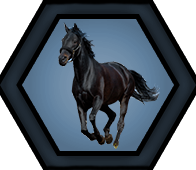
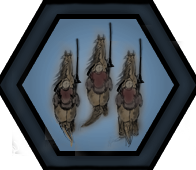
Before/after of a 196×170 layered artwork. What changed in the layer stack:
added group "horses" with 15 layers above "cavalry_1" over (x1=12, y1=21, x2=190, y2=156)
added group "horse copy 2" with 4 layers in group "horses" over (x1=12, y1=37, x2=157, y2=156)
added layer "Layer 15" (1st of 3, in "horses" › "horse copy 2") (multiply) in group "horse copy 2" over (x1=12, y1=41, x2=157, y2=156)
added layer "Layer 17" (1st of 3, in "horses" › "horse copy 2") in group "horse copy 2" over (x1=53, y1=37, x2=82, y2=149)
added layer "Layer 16" (1st of 3, in "horses" › "horse copy 2") in group "horse copy 2" over (x1=42, y1=48, x2=145, y2=147)
added group "horse copy" with 4 layers in group "horses" over (x1=75, y1=37, x2=190, y2=156)
added layer "Layer 15" (2nd of 3, in "horses" › "horse copy") (multiply) in group "horse copy" over (x1=75, y1=41, x2=190, y2=156)
added layer "Layer 17" (2nd of 3, in "horses" › "horse copy") in group "horse copy" over (x1=87, y1=37, x2=145, y2=148)
added layer "Layer 16" (2nd of 3, in "horses" › "horse copy") in group "horse copy" over (x1=105, y1=48, x2=150, y2=150)
added group "horse" with 4 layers in group "horses" over (x1=45, y1=21, x2=190, y2=140)
added layer "Layer 15" (3rd of 3, in "horses" › "horse") (multiply) in group "horse" over (x1=45, y1=25, x2=190, y2=140)
added layer "Layer 17" (3rd of 3, in "horses" › "horse") in group "horse" over (x1=86, y1=21, x2=115, y2=80)
added layer "Layer 16" (3rd of 3, in "horses" › "horse") in group "horse" over (x1=56, y1=32, x2=120, y2=134)
hid "cavalry_1" over (x1=58, y1=22, x2=160, y2=149)
